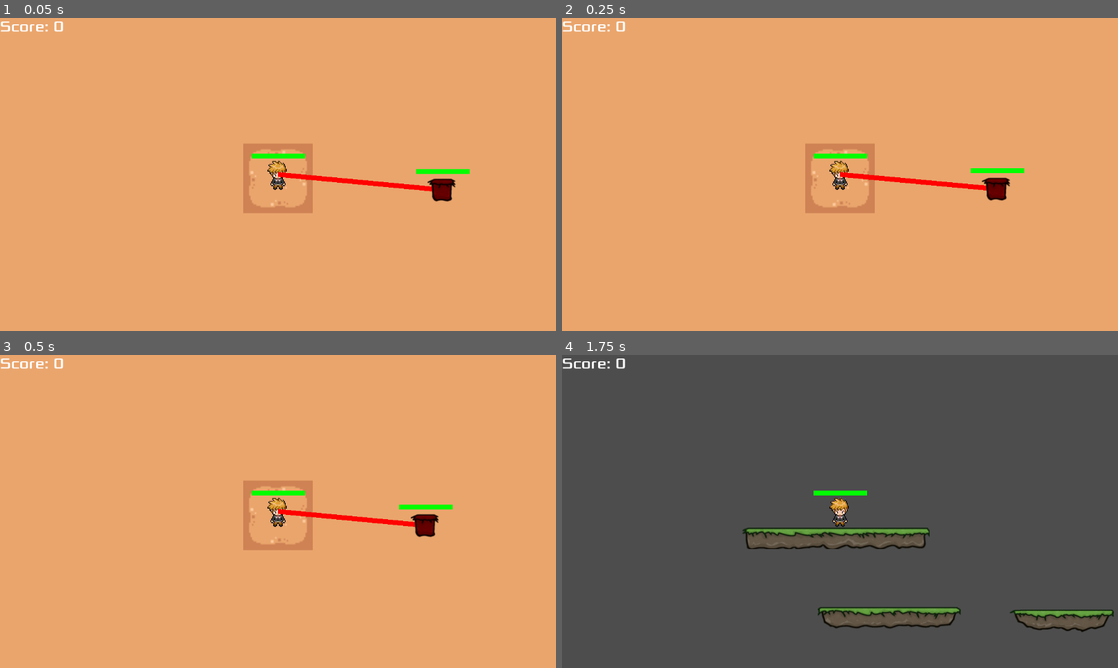
Above: before the commit, frames 1-4 (two rows, left to right).
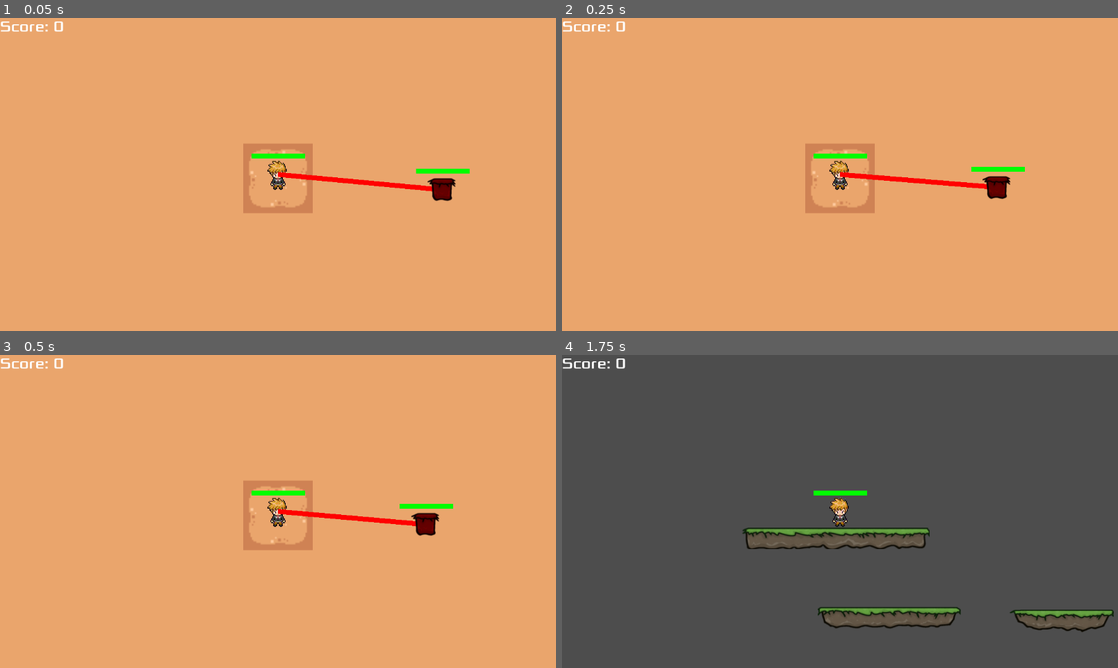
Above: after the commit, the same moments.

Repository: AlfredoAlfredo1313/ProjJogos
Game: Godot game, scene res://Main.tscn
Two runs of this game, one before a commit and one after it. Both use one fixed random seed, a clock stepped at 60 frames per second and the inputs below. The engine's default icon, where the game draws it, is replaced by a stand-in: a white triangle on a blue panel in a dark square.
Inputs (mouse positions are in pixels of both pictures, inside the frame that each line leads up to):
- Up to frame 1 (0.05 s): no input
- Up to frame 2 (0.25 s): no input
- Up to frame 3 (0.5 s): no input
- Up to frame 4 (1.75 s): move the mouse to (962, 495) at 0.52 s; press the mouse at (962, 495) at 0.53 s; hold D (right) 0.53-1.28 s; move the mouse to (728, 527) at 1.27 s; release the mouse at (728, 527) at 1.28 s; hold S (down) from 1.28 s (still down); tap 2 (go_to_level_2) at 1.35 s

The runs differ from the first frame. In frame 1, 0.2% of the frame differs, in the area x 52-85%, y 48-59%; in frame 2, 0.4%, in the area x 50-84%, y 47-59%; in frame 3, 0.3%; in frame 4, nothing differs.

Commit message:
Atualização movimento dos inimigos

Diff:
--- a/Player/Destructable.gd
+++ b/Common/Destructable.gd
@@ -25,8 +25,6 @@
 	)
 
 
-
-
 func _on_body_entered(body: Node2D) -> void:
 	if body is Player and !body.isInvincible:
 		body.vida.collision_layer = 0
--- a/Player/Enemy.tscn
+++ b/Inimigos/Enemy.tscn
@@ -1,9 +1,9 @@
 [gd_scene load_steps=9 format=3 uid="uid://bgkdd4vdlmf21"]
 
-[ext_resource type="Script" uid="uid://cbfdknisylbek" path="res://Player/Destructable.gd" id="1_nx8t7"]
-[ext_resource type="Script" uid="uid://cohaxtuojrepf" path="res://IaEnemy.gd" id="2_qp4pf"]
+[ext_resource type="Script" uid="uid://cbfdknisylbek" path="res://Common/Destructable.gd" id="1_nx8t7"]
+[ext_resource type="Script" uid="uid://cohaxtuojrepf" path="res://Inimigos/EnemySimple.gd" id="2_qp4pf"]
 [ext_resource type="Texture2D" uid="uid://14w11dhp3ddy" path="res://Sprites/grass5.png" id="3_5alsf"]
-[ext_resource type="Shader" uid="uid://1wjb43dlttla" path="res://Player/HealthBar.gdshader" id="4_nek54"]
+[ext_resource type="Shader" uid="uid://1wjb43dlttla" path="res://Common/HealthBar.gdshader" id="4_nek54"]
 
 [sub_resource type="RectangleShape2D" id="RectangleShape2D_7fl83"]
 size = Vector2(50, 49)
@@ -58,5 +58,11 @@
 offset_bottom = -33.0
 color = Color(0, 0, 0, 1)
 
+[node name="Timer" type="Timer" parent="."]
+process_callback = 0
+wait_time = 0.2
+autostart = true
+
 [connection signal="area_entered" from="." to="." method="_on_area_entered"]
 [connection signal="body_entered" from="." to="." method="_on_body_entered"]
+[connection signal="timeout" from="Timer" to="CollisionShape2D" method="_on_timer_timeout"]
--- a/IaEnemy.gd
+++ b/Inimigos/EnemyShooter.gd
@@ -1,4 +1,5 @@
 extends Node2D
+class_name EnemyShooter
 var player
 @export var speed = 80.0
 @export var orbit_radius: float = 100.0
--- /dev/null
+++ b/Inimigos/EnemyShooter.tscn
@@ -0,0 +1,62 @@
+[gd_scene load_steps=9 format=3 uid="uid://dp8nua3qlwscf"]
+
+[ext_resource type="Script" uid="uid://cbfdknisylbek" path="res://Common/Destructable.gd" id="1_3yf0x"]
+[ext_resource type="Script" uid="uid://cohaxtuojrepf" path="res://Inimigos/EnemySimple.gd" id="2_y4bpy"]
+[ext_resource type="Texture2D" uid="uid://14w11dhp3ddy" path="res://Sprites/grass5.png" id="3_amkkg"]
+[ext_resource type="Shader" uid="uid://1wjb43dlttla" path="res://Common/HealthBar.gdshader" id="4_bxbd2"]
+
+[sub_resource type="RectangleShape2D" id="RectangleShape2D_7fl83"]
+size = Vector2(50, 49)
+
+[sub_resource type="Shader" id="Shader_s5683"]
+code = "shader_type canvas_item;
+
+void vertex() {
+	// Called for every vertex the material is visible on.
+}
+
+void fragment() {
+	// Called for every pixel the material is visible on.
+}
+
+//void light() {
+//	// Called for every pixel for every light affecting the CanvasItem.
+//	// Uncomment to replace the default light processing function with this one.
+//}
+"
+
+[sub_resource type="ShaderMaterial" id="ShaderMaterial_p5226"]
+shader = SubResource("Shader_s5683")
+
+[sub_resource type="ShaderMaterial" id="ShaderMaterial_2p5hl"]
+resource_local_to_scene = true
+shader = ExtResource("4_bxbd2")
+shader_parameter/hp_per = 1.0
+shader_parameter/green = Vector3(0, 1, 0)
+shader_parameter/red = Vector3(1, 0, 0)
+
+[node name="Destructable" type="Area2D" groups=["Destructable"]]
+collision_layer = 7
+collision_mask = 8
+script = ExtResource("1_3yf0x")
+
+[node name="CollisionShape2D" type="CollisionShape2D" parent="."]
+position = Vector2(-2, 0.5)
+shape = SubResource("RectangleShape2D_7fl83")
+script = ExtResource("2_y4bpy")
+
+[node name="Sprite2D" type="Sprite2D" parent="."]
+modulate = Color(1, 0, 0, 1)
+material = SubResource("ShaderMaterial_p5226")
+texture = ExtResource("3_amkkg")
+
+[node name="ColorRect" type="ColorRect" parent="."]
+material = SubResource("ShaderMaterial_2p5hl")
+offset_left = -55.0
+offset_top = -43.0
+offset_right = 56.0
+offset_bottom = -33.0
+color = Color(0, 0, 0, 1)
+
+[connection signal="area_entered" from="." to="." method="_on_area_entered"]
+[connection signal="body_entered" from="." to="." method="_on_body_entered"]
--- /dev/null
+++ b/Inimigos/EnemySimple.gd
@@ -0,0 +1,27 @@
+extends Node2D
+class_name EnemySimple
+var player
+@export var speed = 80.0
+@export var orbit_radius: float = 100.0
+var target_point: Vector2 = Vector2.ZERO
+var offset : Vector2
+
+func _process(delta):
+	if global_position.distance_to(target_point) < 10:
+		target_point = get_random_point_near_player(player.global_position, orbit_radius)
+	var direction = (target_point - global_position).normalized()
+	get_parent().position += direction * speed * delta
+
+func get_random_point_near_player(player_position: Vector2, radius: float) -> Vector2:
+	var angle = randf() * TAU
+	var offset = Vector2(cos(angle), sin(angle)) * radius
+	return offset
+
+
+func _on_timer_timeout() -> void:
+	if ! player:
+		return
+	var pos = get_parent().position
+	if pos.distance_to(player.global_position) >= pos.distance_to(player.global_position + offset):
+		offset = get_random_point_near_player(player.global_position, orbit_radius)
+	target_point = player.global_position + offset
--- a/Levels/Level1.tscn
+++ b/Levels/Level1.tscn
@@ -4,7 +4,7 @@
 [ext_resource type="Texture2D" uid="uid://b354favys571l" path="res://Tileset/tilemap.png" id="1_nutv8"]
 [ext_resource type="PackedScene" uid="uid://d3equlu2k18pa" path="res://Player/AnimPlayer.tscn" id="1_ysn8j"]
 [ext_resource type="PackedScene" uid="uid://ciu6qrhn3f35e" path="res://Weapons/Bullet.tscn" id="2_6ll4n"]
-[ext_resource type="PackedScene" uid="uid://bgkdd4vdlmf21" path="res://Player/Enemy.tscn" id="6_05pb0"]
+[ext_resource type="PackedScene" uid="uid://bgkdd4vdlmf21" path="res://Inimigos/Enemy.tscn" id="6_05pb0"]
 
 [sub_resource type="TileSetAtlasSource" id="TileSetAtlasSource_05pb0"]
 texture = ExtResource("1_nutv8")
--- a/Player/AnimPlayer.tscn
+++ b/Player/AnimPlayer.tscn
@@ -7,8 +7,8 @@
 [ext_resource type="Script" uid="uid://iljegkamfg0y" path="res://Weapons/BasicGun.gd" id="4_3q168"]
 [ext_resource type="PackedScene" uid="uid://ciu6qrhn3f35e" path="res://Weapons/Bullet.tscn" id="5_n20f4"]
 [ext_resource type="Script" uid="uid://c37wddtn7w0e0" path="res://Weapons/Lock_on_gun.gd" id="6_n20f4"]
-[ext_resource type="Shader" uid="uid://1wjb43dlttla" path="res://Player/HealthBar.gdshader" id="7_v1a1l"]
-[ext_resource type="Script" uid="uid://cbfdknisylbek" path="res://Player/Destructable.gd" id="8_0qryd"]
+[ext_resource type="Shader" uid="uid://1wjb43dlttla" path="res://Common/HealthBar.gdshader" id="7_v1a1l"]
+[ext_resource type="Script" uid="uid://cbfdknisylbek" path="res://Common/Destructable.gd" id="8_0qryd"]
 
 [sub_resource type="AtlasTexture" id="AtlasTexture_kpjcp"]
 atlas = ExtResource("1_xhfnw")
Renamed: Player/Destructable.gd.uid -> Common/Destructable.gd.uid
Renamed: Player/HealthBar.gdshader -> Common/HealthBar.gdshader
Renamed: Player/HealthBar.gdshader.uid -> Common/HealthBar.gdshader.uid
Not shown, added: Inimigos/EnemyShooter.gd.uid
Renamed: IaEnemy.gd.uid -> Inimigos/EnemySimple.gd.uid
